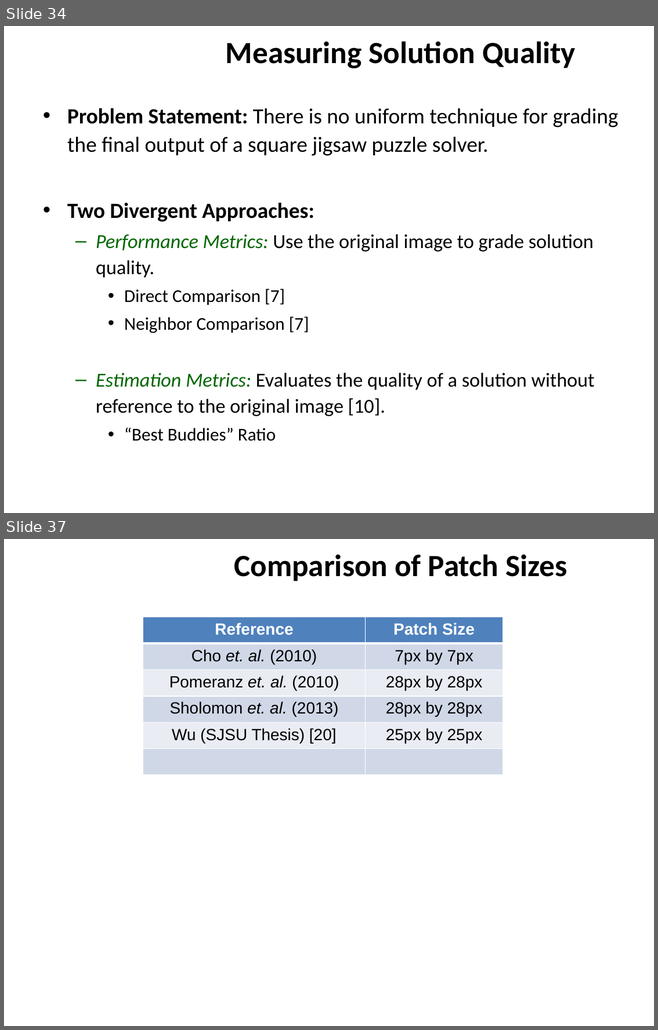
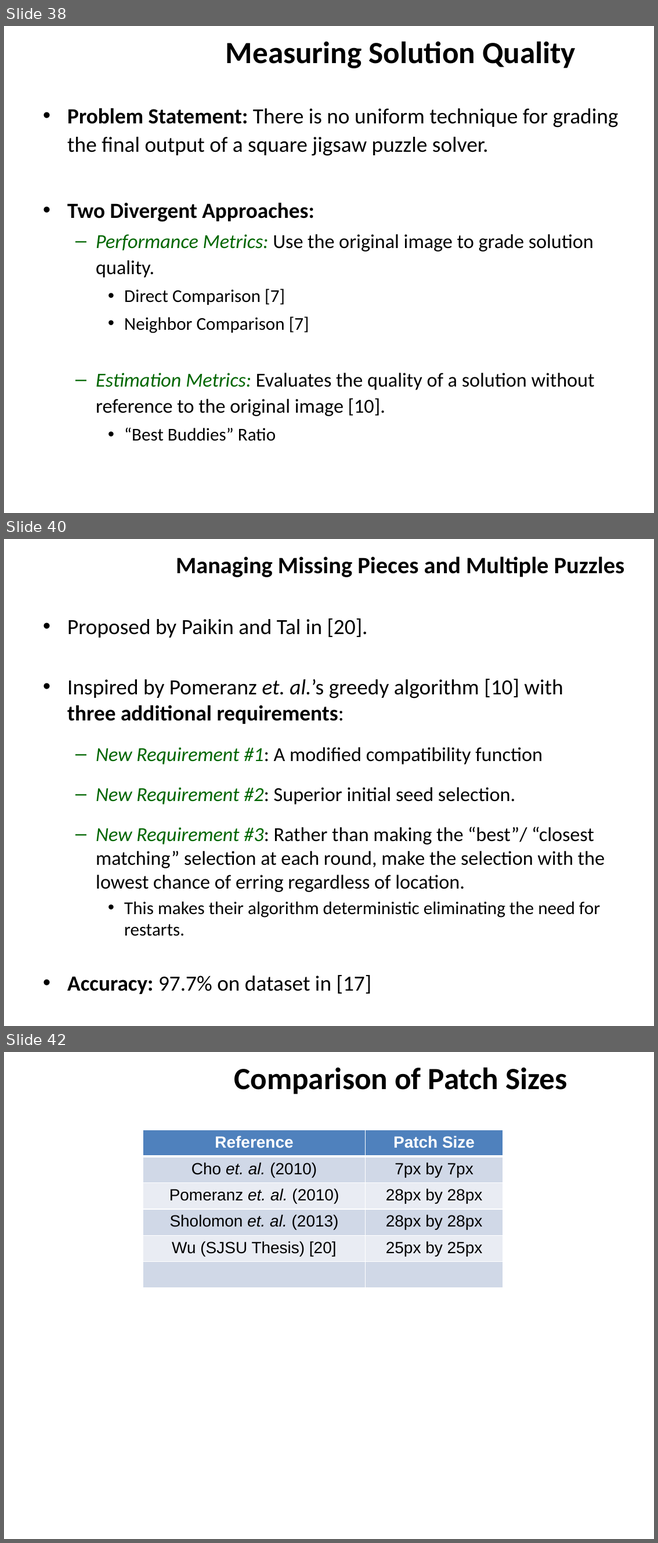
Before and after one commit to ZaydH/sjsu_thesis, a slide deck: Papers/Zayd_Hammoudeh_-_Square_Jigsaw_Puzzle_Problem_Literature_Review.pptx. Shown one above the other, each under a label of ours: slides 34 and 37 before the commit, slides 38, 40 and 42 after it; the slides between them are not shown. The pictures are 658x1030 and 658x1543 pixels, drawn with LibreOffice and Linux fonts; fonts in the diff are those of the drawing; background and template pictures are left out. Boxes give left, top, right and bottom in pixels: in the first picture for what was removed or moved away, otherwise in the second. Text is boxed around its words. In the diff, an @@ line names an element or a change of style, - is before the commit and + after.

```diff
--- a/Papers/Zayd_Hammoudeh_-_Square_Jigsaw_Puzzle_Problem_Literature_Review.pptx
+++ b/Papers/Zayd_Hammoudeh_-_Square_Jigsaw_Puzzle_Problem_Literature_Review.pptx
@@ slide 40 added at [4,539,654,1026], background #FFFFFF @@
@@ title added at [176,556,625,577], 26 pt, text #000000, bold @@
+Managing Missing Pieces and Multiple Puzzles
@@ text added at [67,618,604,936], 22 pt, text #000000 @@
+• Proposed by Paikin and Tal in [20].
+• Inspired by Pomeranz et. al.’s greedy algorithm [10] with three additional requirements:
+  – New Requirement #1: A modified compatibility function
+  – New Requirement #2: Superior initial seed selection.
+  – New Requirement #3: Rather than making the “best”/ “closest matching” selection at each round, make the selection with the lowest chance of erring regardless of location.
+    • This makes their algorithm deterministic eliminating the need for restarts.
+• Accuracy: 97.7% on dataset in [17]
@@ what was slide 34 is now slide 38 @@
@@ what was slide 37 is now slide 42 @@
```
Also in this commit, not shown: 9 slides changed, 5 other slides added, 1 slide removed, 2 other files.
